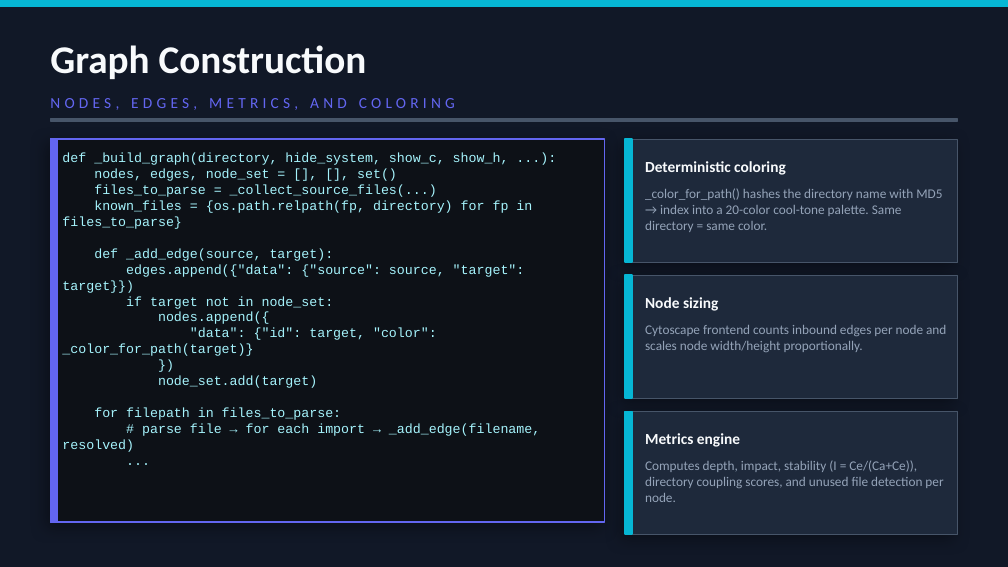
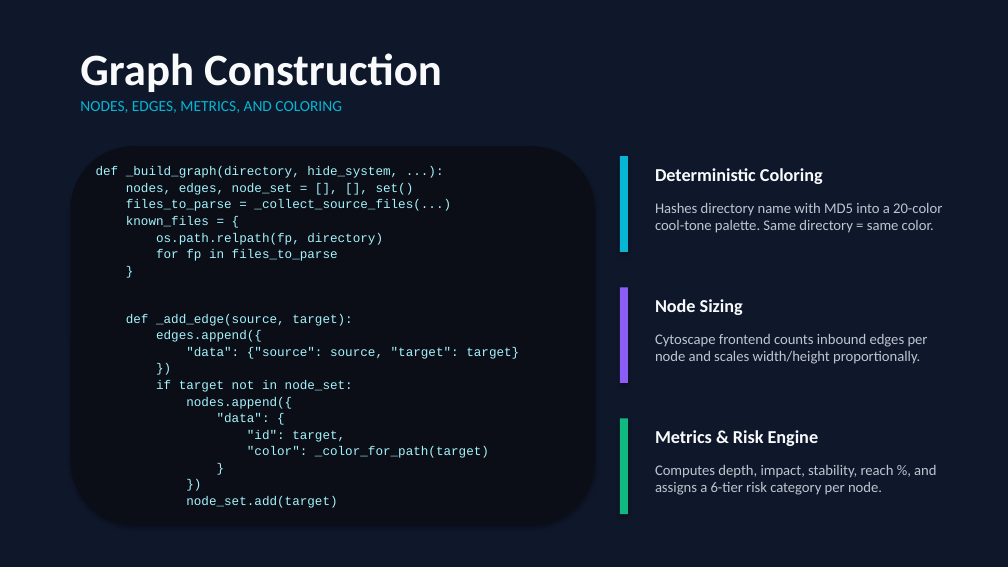
Before and after one commit to hstephan23/dep_graph, a slide deck: slide 6 of DepGraph.pptx. Drawn at 1008x567 pixels with LibreOffice and Linux fonts; fonts in the diff are those of the drawing. Boxes give left, top, right and bottom in pixels: in the first picture for what was removed or moved away, otherwise in the second. Text is boxed around its words. In the diff, an @@ line names an element or a change of style, - is before the commit and + after.

```diff
--- a/DepGraph.pptx
+++ b/DepGraph.pptx
@@ background #111827 to #0F172A @@
@@ rectangle removed at [0, 0, 1008, 6] @@
@@ text "Graph Construction": place and size @@
-text "Graph Construction" at [50, 45, 367, 79]
+text "Graph Construction" at [80, 53, 442, 92]
@@ text "Graph Construction" at [80, 53, 442, 92]: size 28 to 32 pt; vertical alignment middle to top @@
@@ rectangle removed at [50, 119, 958, 121] @@
@@ text "NODES, EDGES, METRICS, AND COLORING": place and size @@
-text "NODES, EDGES, METRICS, AND COLORING" at [50, 98, 455, 110]
+text "NODES, EDGES, METRICS, AND COLORING" at [80, 101, 342, 113]
@@ text "NODES, EDGES, METRICS, AND COLORING" at [80, 101, 342, 113]: text colour #6366F1 to #06B6D4, letter spacing 3 to 0 pt; vertical alignment middle to top @@
@@ rectangle removed at [50, 139, 605, 522] @@
@@ rectangle removed at [50, 139, 57, 522] @@
@@ rounded rectangle added at [71, 146, 595, 524], fill #0B0E17 @@
@@ rectangle removed at [625, 139, 958, 262] @@
@@ text "def _build_graph(directory, hide_system, ...):": place and size @@
-text "def _build_graph(directory, hide_system, ...):" at [62, 152, 540, 452]
+text "def _build_graph(directory, hide_system, ...):" at [96, 166, 519, 508]
@@ text at [96, 166, 398, 178]: text changed; size 9.5 to 9 pt @@
-def _build_graph(directory, hide_system, show_c, show_h, ...):
+def _build_graph(directory, hide_system, ...):
@@ rectangle: place and size @@
-rectangle at [625, 139, 632, 262]
+rectangle at [620, 156, 628, 252]
@@ rectangle at [620, 156, 628, 252]: outline #06B6D4 1 pt to none; shadow on @@
@@ text at [655, 168, 823, 184]: text changed; size 11 to 13 pt @@
-Deterministic coloring
+Deterministic Coloring
@@ text at [126, 183, 451, 508]: size 9.5 to 9 pt in "nodes, edges, node_set = [], [], set()", "files_to_parse = _collect_source_files(...)", "def _add_edge(source, target):", "if target not in node_set:" and 3 more places; more space between paragraphs @@
@@ text at [655, 203, 942, 233]: text changed; size 9.5 to 10.5 pt; text colour #94A3B8 to #BDC5D0 @@
-_color_for_path() hashes the directory name with MD5 → index into a 20-color cool-tone palette. Same directory = same color.
+Hashes directory name with MD5 into a 20-color cool-tone palette. Same directory = same color.
@@ text at [126, 216, 383, 261]: text changed; size 9.5 to 9 pt @@
-known_files = {os.path.relpath(fp, directory) for fp in files_to_parse}
+known_files = {
+os.path.relpath(fp, directory)
+for fp in files_to_parse
+}
@@ rectangle: place and size @@
-rectangle at [625, 275, 632, 398]
+rectangle at [620, 287, 628, 383]
@@ rectangle at [620, 287, 628, 383]: fill #06B6D4 to #8B5CF6; outline #06B6D4 1 pt to none; shadow on @@
@@ rectangle removed at [625, 275, 958, 398] @@
@@ text at [655, 299, 743, 315]: text changed; size 11 to 13 pt @@
-Node sizing
+Node Sizing
@@ text at [156, 330, 519, 359]: text changed; size 9.5 to 9 pt @@
-edges.append({"data": {"source": source, "target": target}})
+edges.append({
+"data": {"source": source, "target": target}
+})
@@ text at [655, 334, 928, 364]: text changed; size 9.5 to 10.5 pt; text colour #94A3B8 to #BDC5D0 @@
-Cytoscape frontend counts inbound edges per node and scales node width/height proportionally.
+Cytoscape frontend counts inbound edges per node and scales width/height proportionally.
@@ text at [62, 408, 540, 452]: paragraphs removed @@
-for filepath in files_to_parse:
-# parse file → for each import → _add_edge(filename, resolved)
-...
@@ text at [217, 413, 489, 458]: text changed; size 9.5 to 9 pt @@
-"data": {"id": target, "color": _color_for_path(target)}
+"data": {
+"id": target,
+"color": _color_for_path(target)
+}
@@ rectangle: place and size @@
-rectangle at [625, 411, 632, 534]
+rectangle at [620, 418, 628, 514]
@@ rectangle at [620, 418, 628, 514]: fill #06B6D4 to #10B981; outline #06B6D4 1 pt to none; shadow on @@
@@ rectangle removed at [625, 411, 958, 534] @@
@@ vertical alignment middle to top in 3 elements at [655, 299, 743, 315], [655, 168, 823, 184], [655, 430, 819, 446] @@
@@ text at [655, 430, 819, 446]: text changed; size 11 to 13 pt @@
-Metrics engine
+Metrics & Risk Engine
@@ text at [655, 465, 936, 495]: text changed; size 9.5 to 10.5 pt; text colour #94A3B8 to #BDC5D0 @@
-Computes depth, impact, stability (I = Ce/(Ca+Ce)), directory coupling scores, and unused file detection per node.
+Computes depth, impact, stability, reach %, and assigns a 6-tier risk category per node.
```
Also in this commit, not shown: 10 other slides changed, 1 slide added, 1 slide removed, 26 other files.
